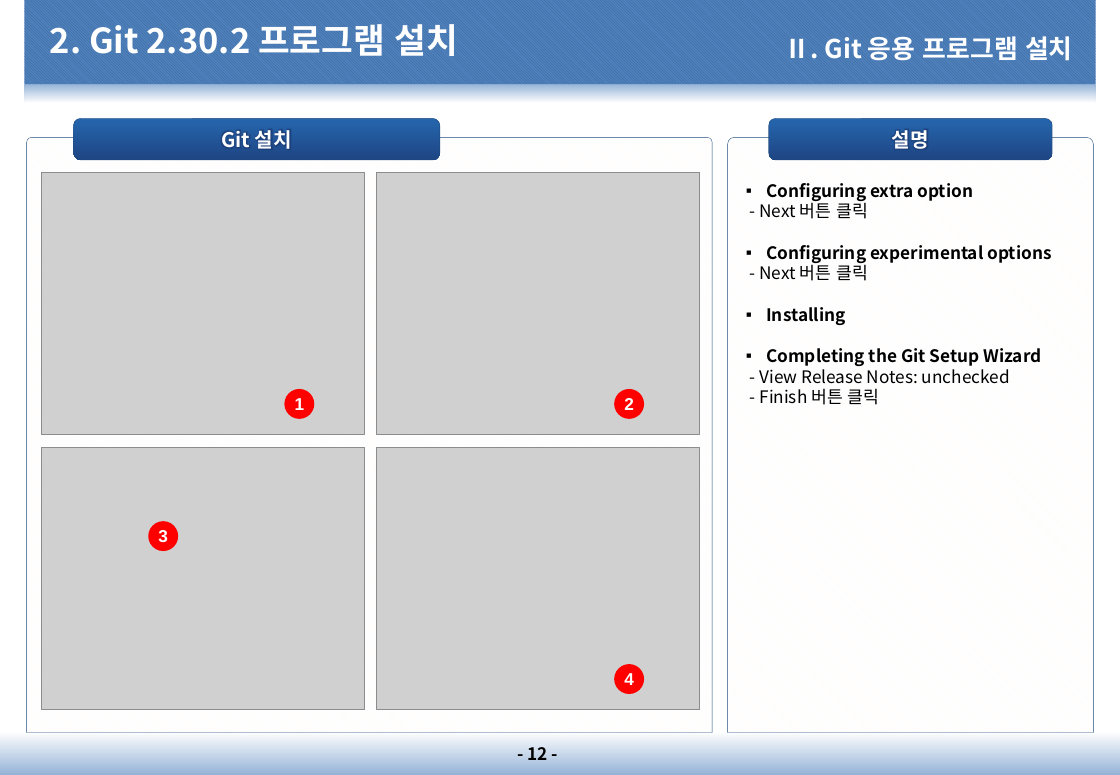
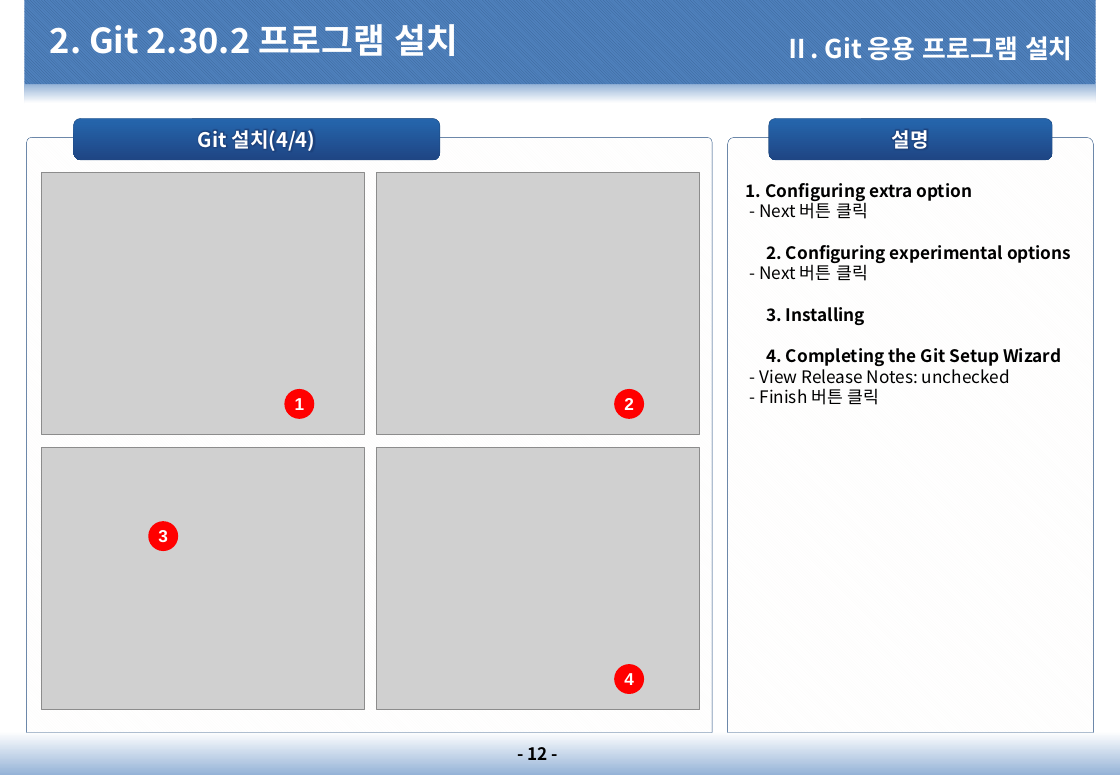
Before and after one commit to dims1111/ESM, a slide deck: slide 12 of document/10.프로젝트 관리(PM)/PM-1200.소프트웨어/PM-1210.GitHub 설명서/PM-1210.GitHub 설명서_20210201_v1.0.pptx. Drawn at 1120x775 pixels with LibreOffice and Linux fonts; fonts in the diff are those of the drawing; grey boxes stand for pictures; background and template pictures are left out. Boxes give left, top, right and bottom in pixels: in the first picture for what was removed or moved away, otherwise in the second. Text is boxed around its words. In the diff, an @@ line names an element or a change of style, - is before the commit and + after.

```diff
--- a/document/10.프로젝트 관리(PM)/PM-1200.소프트웨어/PM-1210.GitHub 설명서/PM-1210.GitHub 설명서_20210201_v1.0.pptx
+++ b/document/10.프로젝트 관리(PM)/PM-1200.소프트웨어/PM-1210.GitHub 설명서/PM-1210.GitHub 설명서_20210201_v1.0.pptx
@@ text in rounded rectangle at [198, 130, 316, 151]: text changed @@
-Git 설치
+Git 설치(4/4)
@@ text in round same rect at [746, 183, 973, 201]: text changed @@
-▪ Configuring extra option
+1. Configuring extra option
@@ text in round same rect at [766, 245, 1071, 263]: text changed @@
-▪ Configuring experimental options
+2. Configuring experimental options
@@ text in round same rect at [766, 307, 1061, 366]: text changed @@
-▪ Installing
-▪ Completing the Git Setup Wizard
+3. Installing
+4. Completing the Git Setup Wizard
```
Also in this commit, not shown: 13 other slides changed, 2 other files.
